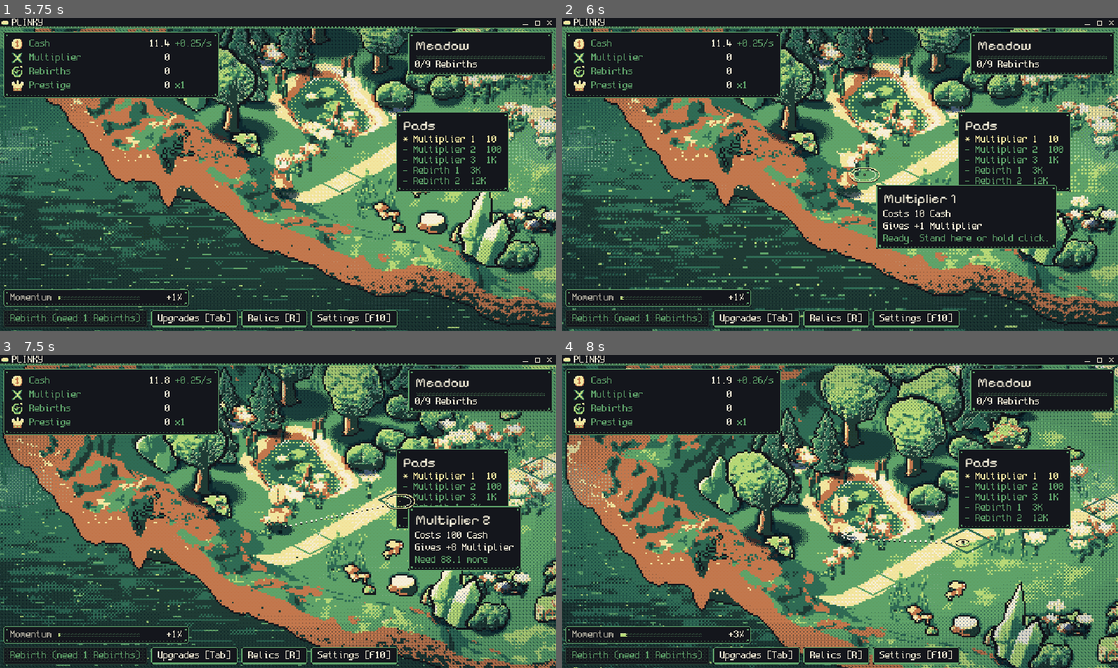
Above: before the commit, frames 1-4 (two rows, left to right).
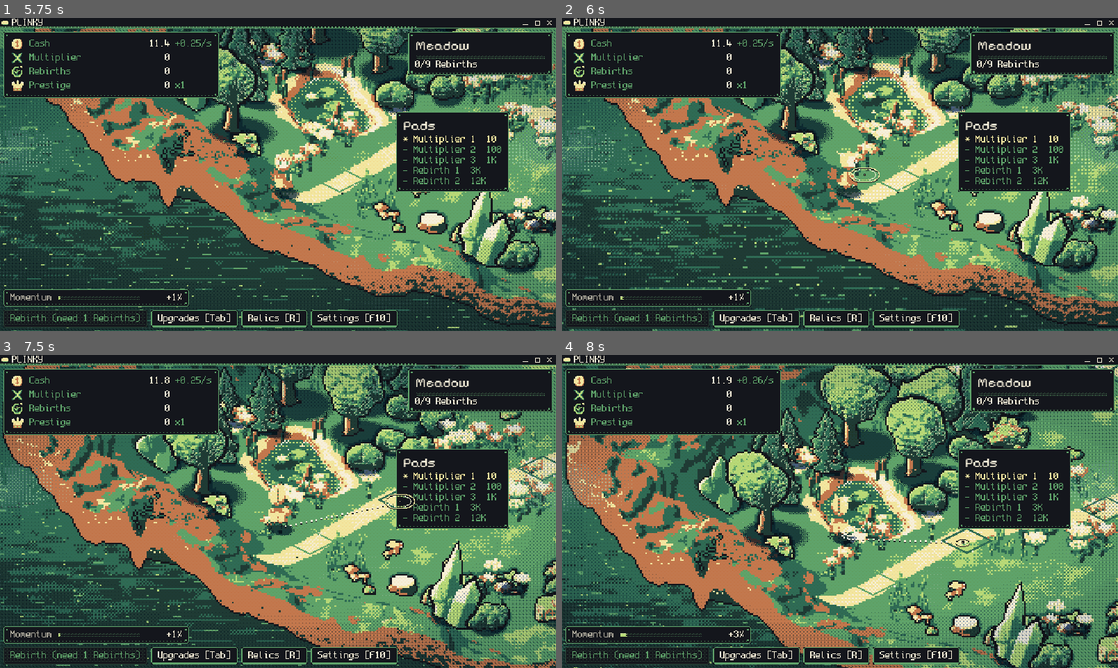
Above: after the commit, the same moments.

Repository: FreezingShock/Plinky
Game: Godot game, scene res://boot/boot.tscn
Two runs of this game, one before a commit and one after it. Both use one fixed random seed, a clock stepped at 60 frames per second and the inputs below.
Inputs (mouse positions are in pixels of both pictures, inside the frame that each line leads up to):
- Up to frame 1 (5.75 s): tap Enter (ui_accept) at 0.5, 0.77, 1.07, 4.52, 4.82 s; move the mouse to (400, 158) at 0.52 s; hold D 0.53-1.25 s; tap Space at 0.6 s; click (400, 158) at 0.67 s; drag from (166, 190) to (250, 237) at 1.27 s; move the mouse to (333, 105) at 2.02 s; hold D 2.03-2.75 s; tap 2 at 2.1 s; click (333, 105) at 2.17 s; click "Skip tips" at 2.75 s; drag from (250, 237) to (111, 127) at 3.52 s; move the mouse to (444, 221) at 4.27 s; hold A (plinky_left) 4.28-5 s; tap 1 at 4.35 s; click (444, 221) at 4.42 s; drag from (111, 127) to (194, 96) at 5.02 s
- Up to frame 2 (6 s): move the mouse to (867, 174) at 5.77 s; hold Escape (plinky_back) from 5.78 s (still down); tap 3 at 5.85 s; click (867, 174) at 5.92 s
- Up to frame 3 (7.5 s): release Escape (plinky_back) at 6.5 s; drag from (194, 433) to (166, 527) at 6.52 s; move the mouse to (400, 495) at 7.27 s; hold W (plinky_up) from 7.28 s (still down); tap C at 7.35 s; click (400, 495) at 7.42 s
- Up to frame 4 (8 s): keep holding W (plinky_up); tap Enter (ui_accept) at 7.52, 7.82 s

Frame 1 is identical in both runs. In frame 2, 5.8% of the frame differs, in the area x 56-89%, y 53-74%; in frame 3, 3.1%; in frame 4, nothing differs.

Commit message:
Move pad and relic tooltips onto the shared Tip system
Co-Authored-By: Claude Sonnet 5.5 <noreply@anthropic.com>
Claude-Session: https://claude.ai/code/session_01Pmx9dTKdfGkf9N43VUSgj1

Diff:
--- a/tests/test_script_loads.gd
+++ b/tests/test_script_loads.gd
@@ -8,7 +8,7 @@
 const DIRS: Array[String] = ["res://core", "res://data", "res://ui/settings", "res://theme"]
 const FILES: Array[String] = [
 	"res://ui/display_panel.gd", "res://ui/dev_console.gd", "res://ui/ascii_box.gd", "res://ui/relic_style.gd",
-	"res://ui/display_settings.gd", "res://ui/fx/pixel_button.gd", "res://ui/tip.gd", "res://ui/tip_text.gd", "res://ui/tip_host.gd",
+	"res://ui/display_settings.gd", "res://ui/fx/pixel_button.gd", "res://ui/tip.gd", "res://ui/tip_text.gd", "res://ui/pad_tooltip.gd", "res://ui/relic_tooltip.gd", "res://ui/tip_host.gd",
 ]
 
 const AUTOLOADS: PackedStringArray = ["GameState", "EventBus", "Save", "Fx", "Juice", "Audio"]
--- a/tests/test_tooltips.gd
+++ b/tests/test_tooltips.gd
@@ -20,6 +20,13 @@
 	t.eq(TipText.attribute(a, 5, "3", true)["hint"], "Max level.", "a maxed attribute says so")
 	t.ok(str(TipText.attribute(a, 1, "3", false)["hint"]).begins_with("Need"), "an unaffordable attribute says what is needed")
 	t.ok(str(TipText.rebirth(false, "1")["hint"]) != "", "rebirth explains when it is unavailable")
+
+	var sim: Sim = t.make_sim()
+	var bid: StringName = sim.button_defs.keys()[0]
+	var ps: Dictionary = PadTooltip.spec_for(sim, bid)
+	t.ok(str(ps["body"]).contains("Costs") and str(ps["body"]).contains("Gives"), "pad tooltip lists cost and reward")
+	t.ok(not str(ps["body"]).contains("Rarity"), "no rarity line while the sim has no pad_rarity or it is common")
+	t.ok(PadTooltip.spec_for(sim, &"nope").is_empty(), "unknown pad gives an empty spec")
 
 	var root: Node = (t as SceneTree).root
 	var c := Control.new()
--- a/tools/play_shots.gd
+++ b/tools/play_shots.gd
@@ -118,7 +118,7 @@
 	main.set_process(false)  # the offscreen window has no real cursor; show the tooltip directly
 	main.tooltip.show_for(sim, ids[0], p)
 	await _wait(2)
-	print("tooltip visible ", main.tooltip.visible, " pos ", main.tooltip.position)
+	print("tooltip visible ", main.tooltip.visible)
 	await _shot("h1_tooltip")
 	# press and hold
 	var cash0: String = sim.get_stat(&"cash").format()
--- a/ui/pad_tooltip.gd
+++ b/ui/pad_tooltip.gd
@@ -1,60 +1,54 @@
 class_name PadTooltip
-extends PanelContainer
+extends Node
 ## Hover tooltip for a pad: what it costs, what it gives, and how far off you are.
-## Uses the theme's panel and fonts. Never takes mouse input.
+## A thin wrapper over the shared Tip system; the content comes from spec_for.
 
-var _title: Label
-var _cost: Label
-var _gain: Label
-var _state: Label
+var visible: bool = false
 
 
-func _init() -> void:
-	visible = false
-	mouse_filter = Control.MOUSE_FILTER_IGNORE
-	z_index = 200
-	add_theme_stylebox_override("panel", AsciiBox.panel())
-	var v := VBoxContainer.new()
-	v.add_theme_constant_override("separation", 2)
-	add_child(v)
-	_title = Label.new()
-	_title.theme_type_variation = &"TitleLabel"
-	v.add_child(_title)
-	_cost = Label.new()
-	v.add_child(_cost)
-	_gain = Label.new()
-	v.add_child(_gain)
-	_state = Label.new()
-	_state.add_theme_color_override("font_color", RelicStyle.dim)
-	v.add_child(_state)
+## Fill for one button and place near `at` (screen texels). Call every frame while hovered.
+func show_for(sim: Sim, button_id: StringName, at: Vector2) -> void:
+	var spec: Dictionary = spec_for(sim, button_id)
+	if spec.is_empty():
+		hide_tip()
+		return
+	visible = true
+	Tip.show_free(get_tree(), spec, at)
 
 
-## Fill for one button and place near `at` (screen texels), kept inside the 640x360 view.
-func show_for(sim: Sim, button_id: StringName, at: Vector2) -> void:
+func hide_tip() -> void:
+	if visible:
+		visible = false
+		Tip.hide_free(get_tree())
+
+
+## {title, body, hint, color} for a pad, or {} if the button is unknown.
+static func spec_for(sim: Sim, button_id: StringName) -> Dictionary:
 	var b: ButtonDef = sim.button_defs.get(button_id) as ButtonDef
 	if b == null:
-		hide_tip()
-		return
+		return {}
 	var cost_def: StatDef = sim.stat_defs[b.cost_stat] as StatDef
 	var reward_def: StatDef = sim.stat_defs[b.reward_stat] as StatDef
 	var cost: BigNum = Formulas.button_cost(b)
 	var have: BigNum = sim.get_stat(b.cost_stat)
-	_title.text = "%s %d" % [String(b.row).capitalize(), b.row_index + 1]
-	_cost.text = "Costs %s %s" % [cost.format(), cost_def.display_name]
-	_gain.text = "Gives +%s %s" % [sim.press_gain_preview(button_id).format(), reward_def.display_name]
-	if have.gte(cost):
-		_state.text = "Ready. Stand here or hold click."
-	else:
-		_state.text = "Need %s more" % cost.sub(have).format()
-	visible = true
-	reset_size()
-	var p: Vector2 = at + Vector2(10.0, 12.0)
-	var area: Vector2 = get_parent_area_size()  # the frame, 640x360 or the bleed size
-	p.x = clampf(p.x, 2.0, area.x - size.x - 2.0)
-	if p.y + size.y > area.y - 2.0:
-		p.y = at.y - size.y - 8.0
-	position = p.round()
+	var lines: PackedStringArray = []
+	var color := Color(0, 0, 0, 0)
+	var rar: RarityDef = _rarity(sim, button_id)
+	if rar != null:
+		color = rar.readable_color(RelicStyle.ink)
+		lines.append("Rarity: %s" % rar.display_name)
+	lines.append("Costs %s %s" % [cost.format(), cost_def.display_name])
+	lines.append("Gives +%s %s" % [sim.press_gain_preview(button_id).format(), reward_def.display_name])
+	var hint: String = "Ready. Stand here or hold click." if have.gte(cost) else "Need %s more" % cost.sub(have).format()
+	return {"title": "%s %d" % [String(b.row).capitalize(), b.row_index + 1], "body": "\n".join(lines), "hint": hint, "color": color}
 
 
-func hide_tip() -> void:
-	visible = false
+## The pad's rarity when the sim has one and it is above common; null otherwise.
+static func _rarity(sim: Sim, button_id: StringName) -> RarityDef:
+	if not sim.has_method(&"pad_rarity"):
+		return null
+	var rid: StringName = sim.call(&"pad_rarity", button_id)
+	if rid == &"" or rid == &"common":
+		return null
+	var path: String = "res://content/rarities/%s.tres" % String(rid)
+	return load(path) as RarityDef if ResourceLoader.exists(path) else null
--- a/ui/relic_bar.gd
+++ b/ui/relic_bar.gd
@@ -11,7 +11,6 @@
 
 func _ready() -> void:
 	add_child(_tip)
-	_tip.top_level = true
 
 func bind(inv: RelicInventory) -> void:
 	inventory = inv
--- a/ui/relic_panel.gd
+++ b/ui/relic_panel.gd
@@ -46,7 +46,6 @@
 
 func _ready() -> void:
 	add_child(_tip)
-	_tip.top_level = true
 
 func bind(inv: RelicInventory) -> void:
 	if inventory != null:
--- a/ui/relic_tooltip.gd
+++ b/ui/relic_tooltip.gd
@@ -1,90 +1,36 @@
 class_name RelicTooltip
-extends PanelContainer
-## Floating tooltip for a relic. Show with show_for(slot, ...). Stays inside the 640x360 view.
+extends Node
+## Tooltip for a relic or a slot. A thin wrapper over the shared Tip system: it builds the spec and
+## shows it beside the slot. Show with show_relic / show_text, hide with hide_tip.
 
-const MAX_WIDTH: int = 150
+var visible: bool = false
 
-var _name: Label
-var _rarity: Label
-var _body: Label
-var _stats: Label
-var _hint: Label
 
-func _init() -> void:
-	mouse_filter = Control.MOUSE_FILTER_IGNORE
-	z_index = 100
-	visible = false
-	add_theme_stylebox_override("panel", AsciiBox.panel())
-	var v := VBoxContainer.new()
-	v.add_theme_constant_override("separation", 2)
-	add_child(v)
-	_name = _label(v, RelicStyle.text)
-	_name.theme_type_variation = &"TitleLabel"
-	_rarity = _label(v, RelicStyle.text)
-	_body = _label(v, RelicStyle.text)
-	_body.autowrap_mode = TextServer.AUTOWRAP_WORD_SMART
-	_body.custom_minimum_size.x = MAX_WIDTH
-	_stats = _label(v, RelicStyle.good)
-	_hint = _label(v, RelicStyle.dim)
-	_hint.autowrap_mode = TextServer.AUTOWRAP_WORD_SMART
-	_hint.custom_minimum_size.x = MAX_WIDTH
-
-func _label(parent: Node, c: Color) -> Label:
-	var l := Label.new()
-	l.add_theme_color_override("font_color", c)
-	l.add_theme_color_override("font_outline_color", RelicStyle.ink)
-	l.mouse_filter = Control.MOUSE_FILTER_IGNORE
-	parent.add_child(l)
-	return l
-
-## owned: stacks owned. active: stacks currently counting (0 if not equipped).
+## owned: stacks owned. is_equipped: whether it counts right now.
 func show_relic(def: RelicDef, owned: int, is_equipped: bool, hint: String, anchor: Rect2) -> void:
 	var rc: Color = def.rarity.readable_color(RelicStyle.ink)
-	_name.text = def.display_name
-	_name.add_theme_color_override("font_color", rc)
-	_rarity.text = "%s relic" % def.rarity.display_name.to_upper()
-	_rarity.add_theme_color_override("font_color", rc)
-	_body.text = def.describe(maxi(owned, 1))
 	var lines: PackedStringArray = []
+	lines.append("%s relic" % def.rarity.display_name.to_upper())
+	lines.append(def.describe(maxi(owned, 1)))
 	lines.append("Owned: %d%s" % [owned, " (max)" if def.is_capped(owned) else ""])
 	if owned > 0 and not is_equipped:
 		lines.append("Not equipped: no effect")
 	elif not def.is_capped(owned):
 		lines.append("Next stack: +%s" % RelicDef._pct(def.value_for(owned + 1) - def.value_for(owned)))
-	_stats.text = "\n".join(lines)
-	_stats.add_theme_color_override("font_color", RelicStyle.dim if (owned > 0 and not is_equipped) else RelicStyle.good)
-	_hint.text = hint
-	_hint.visible = hint != ""
-	add_theme_stylebox_override("panel", AsciiBox.panel(def.rarity.color))
-	_place(anchor)
+	_show({"title": def.display_name, "body": "\n".join(lines), "hint": hint, "color": rc}, anchor)
+
 
 ## Plain text tooltip for empty and locked slots.
 func show_text(title: String, body: String, anchor: Rect2) -> void:
-	_name.text = title
-	_name.add_theme_color_override("font_color", RelicStyle.text)
-	_rarity.text = ""
-	_body.text = body
-	_stats.text = ""
-	_hint.text = ""
-	_rarity.visible = false; _stats.visible = false; _hint.visible = false
-	add_theme_stylebox_override("panel", AsciiBox.panel())
-	_place(anchor)
+	_show({"title": title, "body": body}, anchor)
 
-func _place(anchor: Rect2) -> void:
-	_rarity.visible = _rarity.text != ""
-	_stats.visible = _stats.text != ""
-	reset_size()
+
+func _show(spec: Dictionary, anchor: Rect2) -> void:
 	visible = true
-	await get_tree().process_frame   # let containers settle so size is real
-	if not visible:
-		return
-	var view: Vector2 = get_viewport_rect().size
-	var p := Vector2(anchor.end.x + 4, anchor.position.y)
-	if p.x + size.x > view.x - 4:
-		p.x = anchor.position.x - size.x - 4
-	p.y = clampf(p.y, 4, maxf(4, view.y - size.y - 4))
-	p.x = clampf(p.x, 4, maxf(4, view.x - size.x - 4))
-	global_position = p.round()
+	Tip.show_free(get_tree(), spec, Vector2(anchor.end.x + 4.0, anchor.position.y), true)
+
 
 func hide_tip() -> void:
-	visible = false
+	if visible:
+		visible = false
+		Tip.hide_free(get_tree())
--- a/ui/tip.gd
+++ b/ui/tip.gd
@@ -59,9 +59,10 @@
 
 ## Show a tooltip for something that is not a Control (a pad in the world). `at` is in screen texels.
 ## Call every frame while the cursor is over it; it follows `at`. hide_free() when it leaves.
-static func show_free(tree: SceneTree, spec: Variant, at: Vector2) -> void:
+## With `exact` the panel's top-left is placed at `at` (still clamped on screen) instead of beside a cursor.
+static func show_free(tree: SceneTree, spec: Variant, at: Vector2, exact: bool = false) -> void:
 	var h: TipHost = host(tree)
-	h.show_free(spec, at)
+	h.show_free(spec, at, exact)
 
 
 static func hide_free(tree: SceneTree) -> void:
--- a/ui/tip_host.gd
+++ b/ui/tip_host.gd
@@ -62,7 +62,8 @@
 		visible = false
 
 
-func show_free(spec: Variant, at: Vector2) -> void:
+func show_free(spec: Variant, at: Vector2, exact: bool = false) -> void:
+	_free_exact = exact
 	if not _free_mode:
 		target = null
 		_free_mode = true
@@ -78,6 +79,7 @@
 
 
 var _free_spec: Variant = null
+var _free_exact: bool = false
 
 
 func hide_free() -> void:
@@ -153,8 +155,8 @@
 	var view: Vector2 = _view_size()
 	var p: Vector2
 	if _free_mode:
-		p = _free_at + CURSOR_OFFSET
-		if p.y + size.y > view.y - 2.0:
+		p = _free_at if _free_exact else _free_at + CURSOR_OFFSET
+		if not _free_exact and p.y + size.y > view.y - 2.0:
 			p.y = _free_at.y - size.y - 8.0
 	elif _by_focus and target != null:
 		# Anchor under the focused control; flip above if it would run off the bottom.
Not shown, changed: docs/decisions.md
